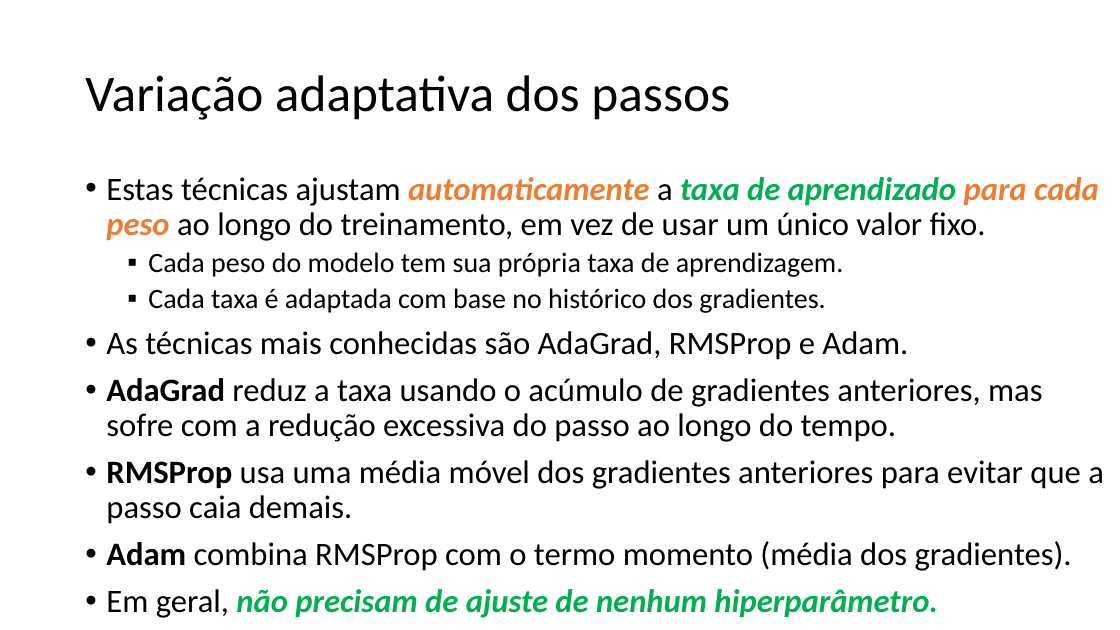
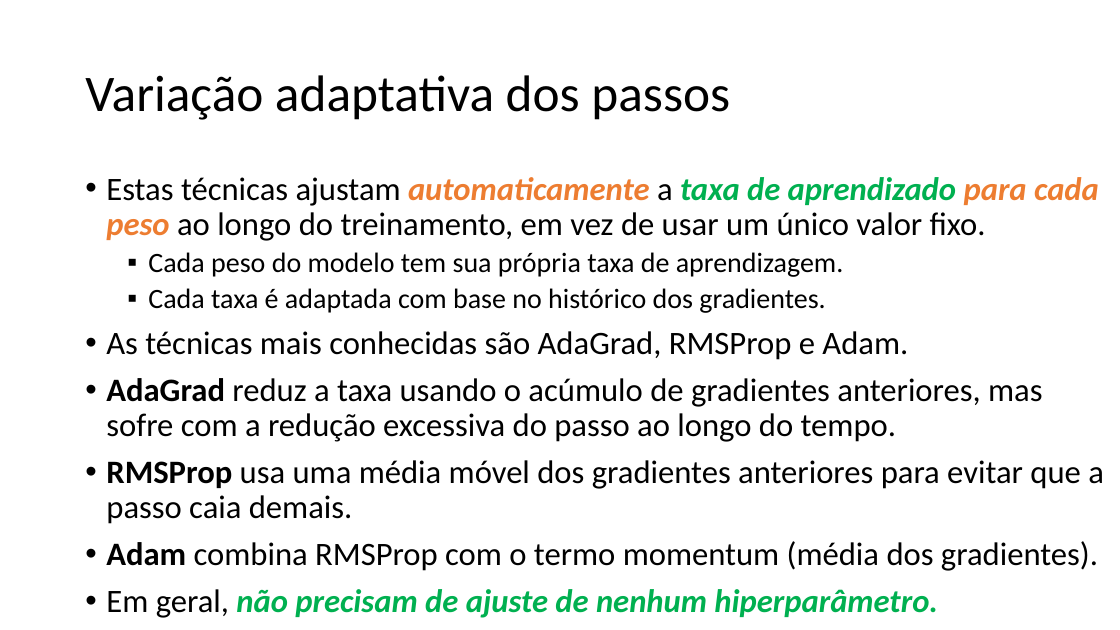
Before and after one commit to zz4fap/t319_aprendizado_de_maquina, a slide deck: slide 24 of slides/T319_Regressão_Linear (Parte III).pptx. Drawn at 1120x630 pixels with LibreOffice and Linux fonts; fonts in the diff are those of the drawing. Boxes give left, top, right and bottom in pixels: in the first picture for what was removed or moved away, otherwise in the second. Text is boxed around its words. In the diff, an @@ line names an element or a change of style, - is before the commit and + after.

```diff
--- a/slides/T319_Regressão_Linear (Parte III).pptx
+++ b/slides/T319_Regressão_Linear (Parte III).pptx
@@ text at (106, 541, 1098, 571): text changed @@
-• Adam combina RMSProp com o termo momento (média dos gradientes).
+• Adam combina RMSProp com o termo momentum (média dos gradientes).
```
Also in this commit, not shown: 1 other slide changed.
